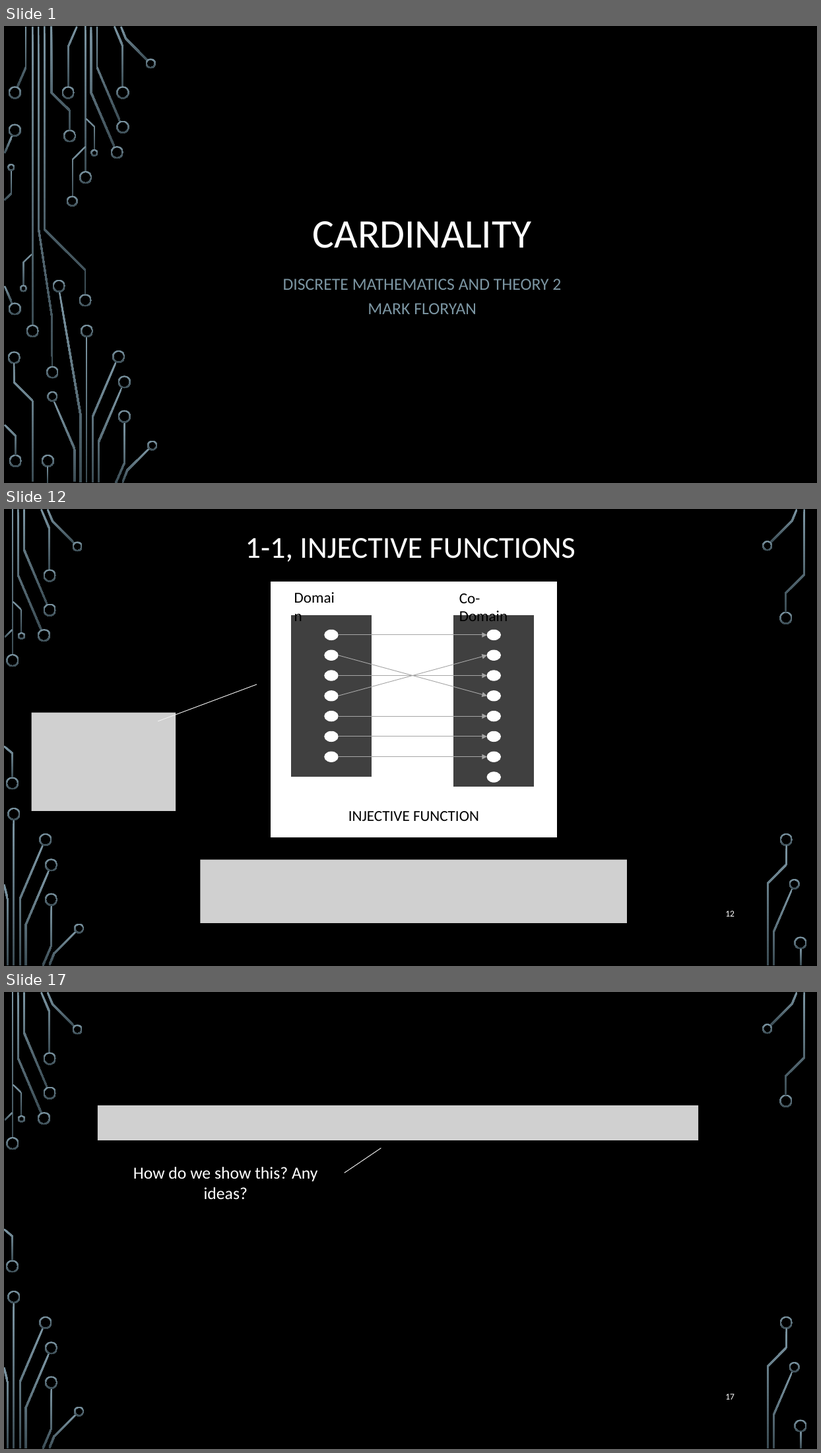
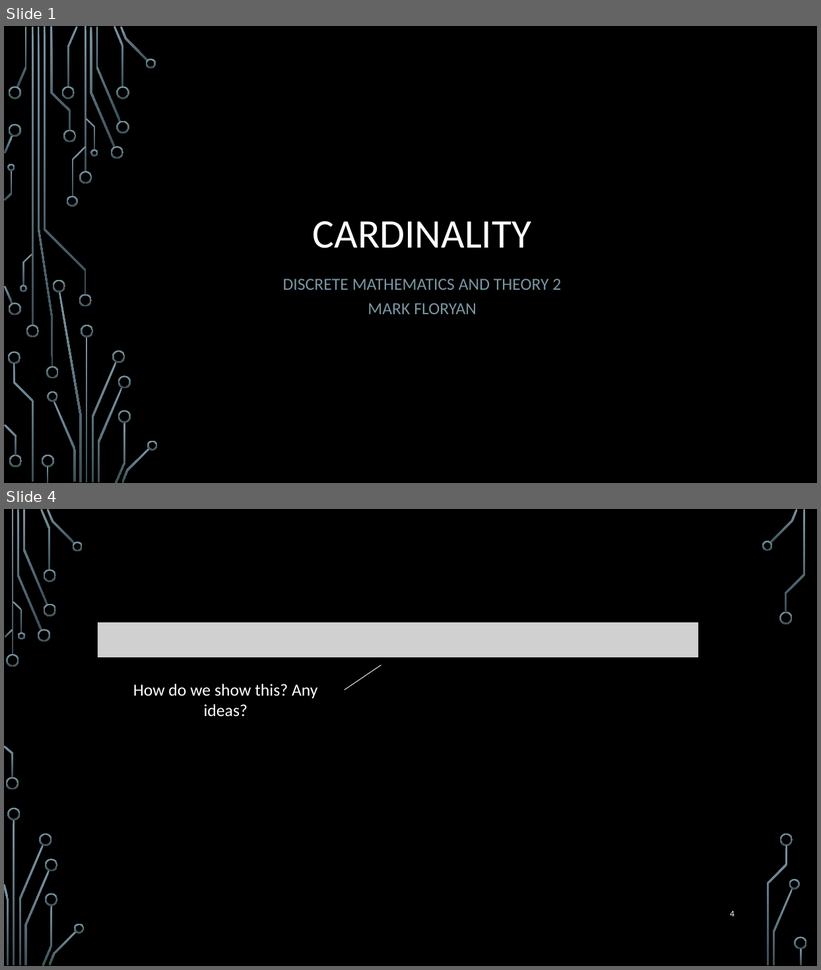
Before and after one commit to markfloryan/dmt2, a slide deck: slides/01-Cardinality.pptx. Shown one above the other, each under a label of ours: slides 1, 12 and 17 before the commit, slides 1 and 4 after it; the slides between them are not shown. The pictures are 821x1453 and 821x970 pixels, drawn with LibreOffice and Linux fonts; fonts in the diff are those of the drawing; grey boxes stand for pictures; background and template pictures are left out. Boxes give left, top, right and bottom in pixels: in the first picture for what was removed or moved away, otherwise in the second. Text is boxed around its words. In the diff, an @@ line names an element or a change of style, - is before the commit and + after.

```diff
--- a/slides/01-Cardinality.pptx
+++ b/slides/01-Cardinality.pptx
@@ slide 12 removed at [4, 509, 817, 966], background picture (left out); not listed: 36 template elements that a slide beside it also shows @@
@@ title removed at [246, 538, 576, 562] @@
-1-1, INJECTIVE FUNCTIONS
@@ line removed from (158, 722) to (257, 685) @@
@@ picture removed at [32, 713, 176, 811] @@
@@ group removed at [270, 581, 558, 838]: 15 ellipses, 7 arrows, 3 rectangles, 3 texts @@
-INJECTIVE FUNCTION
-Domain
-Co-Domain
@@ picture removed at [201, 859, 628, 923] @@
@@ page number removed at [725, 911, 735, 917] @@
-12
@@ what was slide 17 is now slide 4 @@
@@ page number at [730, 911, 735, 917]: text changed @@
-17
+4
```
Also in this commit, not shown: 8 slides changed, 13 other slides removed.
